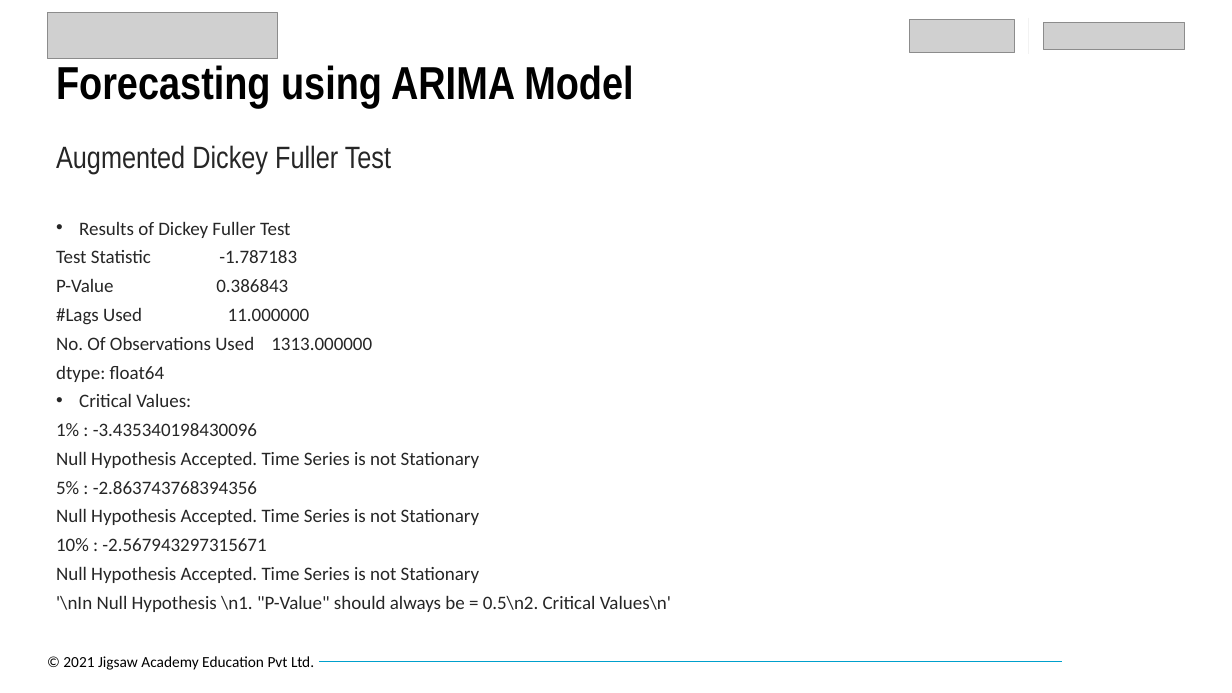
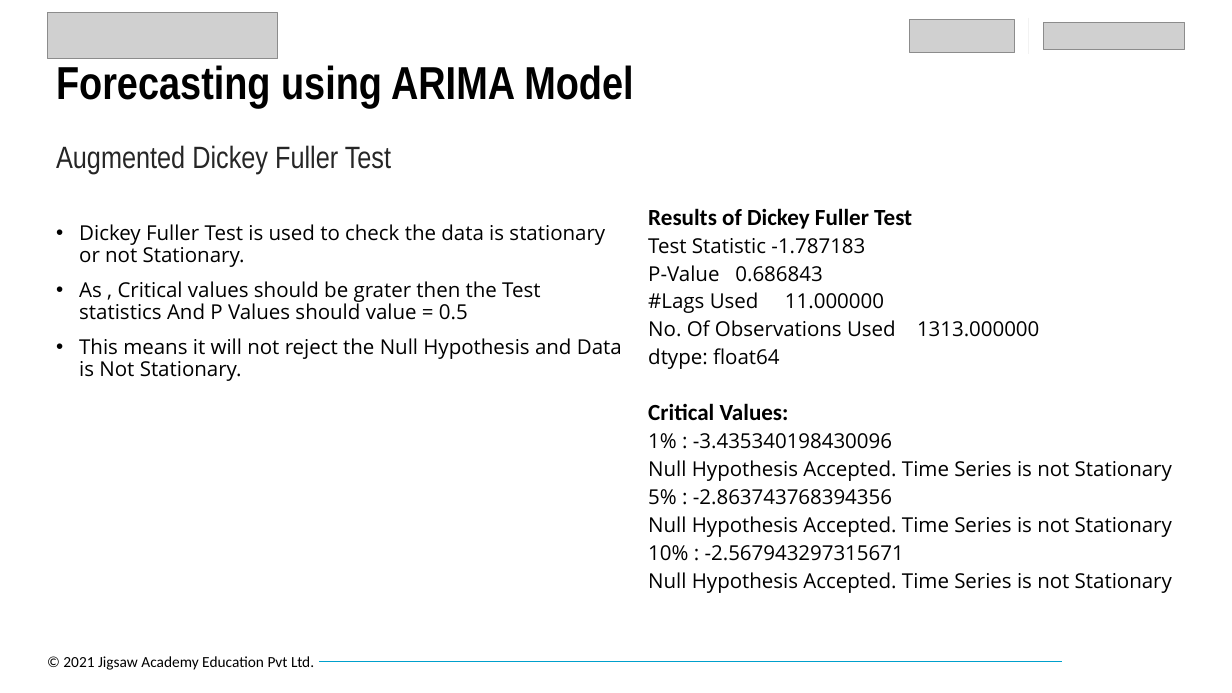
Before and after one commit to priyamgupta281/IPBA_BYOP, a slide deck: slide 18 of Final_PPT_Code/Retail_Revenue_Forecasting_Group_K.pptx (slide 16 before the commit). Drawn at 1232x693 pixels with LibreOffice and Linux fonts; fonts in the diff are those of the drawing; grey boxes stand for pictures; background and template pictures are left out. Boxes give left, top, right and bottom in pixels: in the first picture for what was removed or moved away, otherwise in the second. Text is boxed around its words. In the diff, an @@ line names an element or a change of style, - is before the commit and + after.

Commit message:
Modified the file with additional info on ARIMA Model.

```diff
--- a/Final_PPT_Code/Retail_Revenue_Forecasting_Group_K.pptx
+++ b/Final_PPT_Code/Retail_Revenue_Forecasting_Group_K.pptx
@@ table added at bbox=[640, 199, 1221, 629], 1 rows, 1 columns @@
+Results of Dickey Fuller Test / Test Statistic -1.787183 / P-Value 0.686843 / #Lags Used 11.000000 / No. Of Observations Used 1313.000000 / dtype: float64 / Critical Values: / 1% : -3.435340198430096 / Null Hypothesis Accepted. Time Series is not Stationary / 5% : -2.863743768394356 / Null Hypothesis Accepted. Time Series is not Stationary / 10% : -2.567943297315671 / Null Hypothesis Accepted. Time Series is not Stationary
@@ text at bbox=[79, 224, 622, 381]: text changed; size 14.8 to 16 pt; font Calibri to Open Sans; text colour #262626 to #000000 @@
-• Results of Dickey Fuller Test
-Test Statistic -1.787183
-P-Value 0.386843
-#Lags Used 11.000000
-No. Of Observations Used 1313.000000
-dtype: float64
-• Critical Values:
-1% : -3.435340198430096
-Null Hypothesis Accepted. Time Series is not Stationary
-5% : -2.863743768394356
-Null Hypothesis Accepted. Time Series is not Stationary
-10% : -2.567943297315671
-Null Hypothesis Accepted. Time Series is not Stationary
-'\nIn Null Hypothesis \n1. "P-Value" should always be = 0.5\n2. Critical Values\n'
+• Dickey Fuller Test is used to check the data is stationary or not Stationary.
+• As , Critical values should be grater then the Test statistics And P Values should value = 0.5
+• This means it will not reject the Null Hypothesis and Data is Not Stationary.
```
Also in this commit, not shown: 4 other slides changed, 4 slides added.
